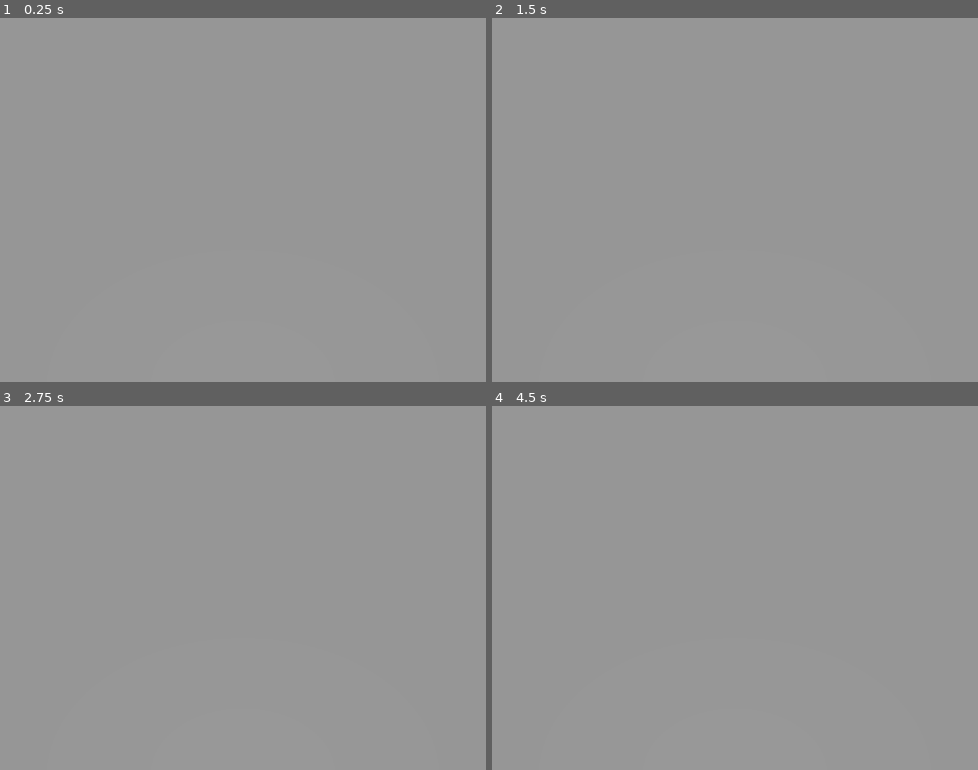
Above: before the commit, frames 1-4 (two rows, left to right).
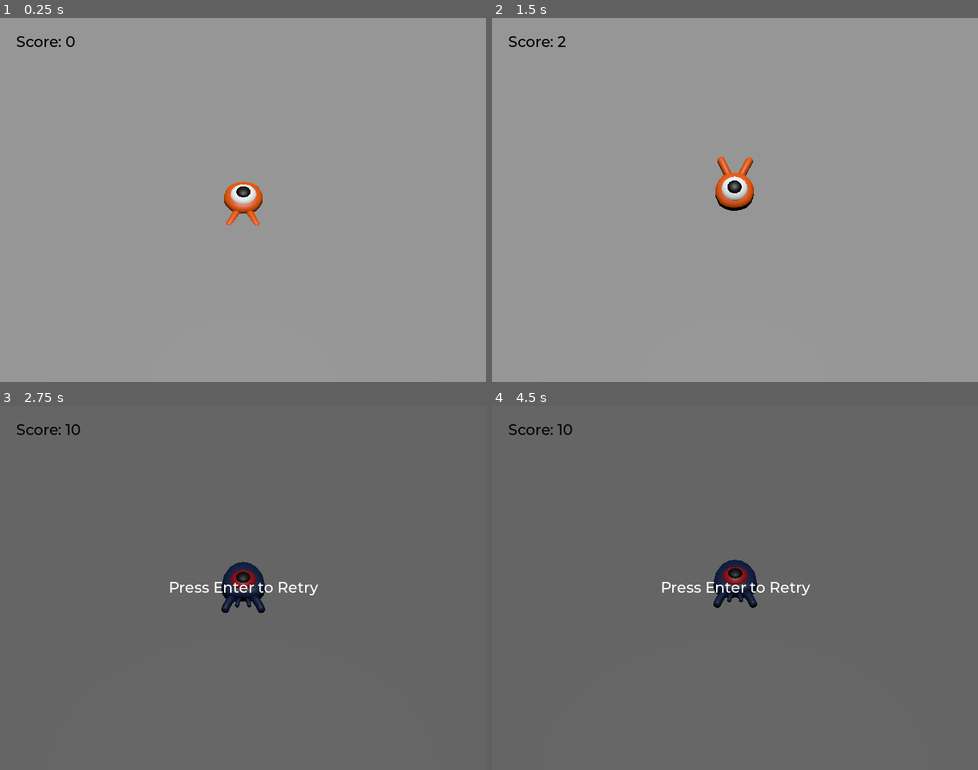
Above: after the commit, the same moments.

Repository: bsu-cs315/P3-Grigsby
Game: Godot game, scene res://main/main.tscn
The game is run twice, just before and just after one commit, with the same random seed, the same clock (stepped at 60 frames per second) and the same inputs.
Inputs:
- Up to frame 1 (0.25 s): no input
- Up to frame 2 (1.5 s): tap Enter (ui_accept) at 0.5 s; hold Right (move_right) 0.53-1.28 s; hold Enter (ui_accept) 0.53-1.28 s; tap Space (jump) at 0.77, 0.8, 1.07, 1.35 s; hold Down (move_backward) from 1.28 s (still down)
- Up to frame 3 (2.75 s): tap Space (jump) at 1.52, 1.82, 2.3 s; tap Enter (ui_accept) at 1.55 s; release Down (move_backward) at 2.03 s; hold Right (move_right) from 2.03 s (still down); hold Enter (ui_accept) from 2.03 s (still down)
- Up to frame 4 (4.5 s): release Right (move_right) at 2.78 s; release Enter (ui_accept) at 2.78 s; hold Up (move_forward) 2.78-3.53 s; tap Enter (ui_accept) at 2.85, 4.35 s; tap Space (jump) at 3.02, 3.32, 3.6, 3.77, 4.07 s; hold Left (move_left) from 3.53 s (still down)

The runs differ from the first frame. In frame 1, 0.8% of the frame differs, in the area x 3-55%, y 5-58%; in frame 2, 0.9%; in frame 3, 100%, in the area x 0-100%, y 0-100%; in frame 4, 100%.

Commit message:
Added animations

Diff:
--- /dev/null
+++ b/squash_the_creeps_start_1.1.0/Music/music_player.tscn
@@ -0,0 +1,7 @@
+[gd_scene load_steps=2 format=3 uid="uid://dnbh6l0jbduyw"]
+
+[ext_resource type="AudioStream" uid="uid://cv5j3yddx5onp" path="res://art/House In a Forest Loop.ogg" id="1_cqbm0"]
+
+[node name="MusicPlayer" type="AudioStreamPlayer"]
+stream = ExtResource("1_cqbm0")
+autoplay = true
--- /dev/null
+++ b/squash_the_creeps_start_1.1.0/main/ScoreLabel.gd
@@ -0,0 +1,16 @@
+extends Label
+
+var score := 0
+
+# Called when the node enters the scene tree for the first time.
+func _ready():
+	pass # Replace with function body.
+
+
+# Called every frame. 'delta' is the elapsed time since the previous frame.
+func _process(delta):
+	pass
+
+func _on_mob_squashed():
+	score += 1
+	text = "Score: %s" % score
--- a/squash_the_creeps_start_1.1.0/main/main.gd
+++ b/squash_the_creeps_start_1.1.0/main/main.gd
@@ -5,7 +5,7 @@
 
 # Called when the node enters the scene tree for the first time.
 func _ready():
-	pass # Replace with function body.
+	$UserInterface/Retry.hide()
 
 
 # Called every frame. 'delta' is the elapsed time since the previous frame.
@@ -21,6 +21,13 @@
 	var player_position = $Player.position
 	mob.initialize(mob_spawn_location.position, player_position)
 	add_child(mob)
+	mob.squashed.connect($UserInterface/ScoreLabel._on_mob_squashed.bind())
 
 func _on_player_hit():
 	$MobTimer.stop()
+	$UserInterface/Retry.show()
+
+func _unhandled_input(event):
+	if event.is_action_pressed("ui_accept") and $UserInterface/Retry.visible:
+		# This restarts the current scene.
+		get_tree().reload_current_scene()
--- a/squash_the_creeps_start_1.1.0/main/main.tscn
+++ b/squash_the_creeps_start_1.1.0/main/main.tscn
@@ -1,8 +1,10 @@
-[gd_scene load_steps=9 format=3 uid="uid://b6mrs61dxcda4"]
+[gd_scene load_steps=12 format=3 uid="uid://b6mrs61dxcda4"]
 
 [ext_resource type="Script" path="res://main/main.gd" id="1_fnopa"]
 [ext_resource type="PackedScene" uid="uid://bn4f4hrufjqea" path="res://player/player.tscn" id="1_ujgql"]
 [ext_resource type="PackedScene" uid="uid://ddrxxcye6ajjt" path="res://mob/mob.tscn" id="3_26dwc"]
+[ext_resource type="FontFile" uid="uid://lpdfbfhbko7m" path="res://fonts/Montserrat-Medium.ttf" id="4_nyt0e"]
+[ext_resource type="Script" path="res://main/ScoreLabel.gd" id="5_8ispb"]
 
 [sub_resource type="BoxShape3D" id="BoxShape3D_rvlrg"]
 size = Vector3(60, 2, 60)
@@ -22,6 +24,10 @@
 "tilts": PackedFloat32Array(0, 0, 0, 0, 0)
 }
 point_count = 5
+
+[sub_resource type="Theme" id="Theme_xxy45"]
+default_font = ExtResource("4_nyt0e")
+default_font_size = 22
 
 [node name="Main" type="Node"]
 script = ExtResource("1_fnopa")
@@ -84,5 +90,48 @@
 wait_time = 0.5
 autostart = true
 
+[node name="UserInterface" type="Control" parent="."]
+layout_mode = 3
+anchors_preset = 15
+anchor_right = 1.0
+anchor_bottom = 1.0
+grow_horizontal = 2
+grow_vertical = 2
+theme = SubResource("Theme_xxy45")
+
+[node name="ScoreLabel" type="Label" parent="UserInterface"]
+layout_mode = 0
+offset_left = 24.0
+offset_top = 21.0
+offset_right = 85.0
+offset_bottom = 47.0
+theme_override_colors/font_color = Color(0, 0, 0, 1)
+text = "Score: 0"
+script = ExtResource("5_8ispb")
+
+[node name="Retry" type="ColorRect" parent="UserInterface"]
+layout_mode = 1
+anchors_preset = 15
+anchor_right = 1.0
+anchor_bottom = 1.0
+grow_horizontal = 2
+grow_vertical = 2
+color = Color(0.0470588, 0.0470588, 0.0470588, 0.352941)
+
+[node name="Label" type="Label" parent="UserInterface/Retry"]
+layout_mode = 1
+anchors_preset = 8
+anchor_left = 0.5
+anchor_top = 0.5
+anchor_right = 0.5
+anchor_bottom = 0.5
+offset_left = -110.0
+offset_top = -15.5
+offset_right = 110.0
+offset_bottom = 15.5
+grow_horizontal = 2
+grow_vertical = 2
+text = "Press Enter to Retry"
+
 [connection signal="hit" from="Player" to="." method="_on_player_hit"]
 [connection signal="timeout" from="MobTimer" to="." method="_on_mob_timer_timeout"]
--- a/squash_the_creeps_start_1.1.0/mob/mob.gd
+++ b/squash_the_creeps_start_1.1.0/mob/mob.gd
@@ -26,6 +26,7 @@
 	# We then rotate the velocity vector based on the mob's Y rotation
 	# in order to move in the direction the mob is looking.
 	velocity = velocity.rotated(Vector3.UP, rotation.y)
+	$AnimationPlayer.speed_scale = random_speed / min_speed
 
 func _on_visible_on_screen_notifier_3d_screen_exited():
 	queue_free()
--- a/squash_the_creeps_start_1.1.0/mob/mob.tscn
+++ b/squash_the_creeps_start_1.1.0/mob/mob.tscn
@@ -6,7 +6,41 @@
 [sub_resource type="BoxShape3D" id="BoxShape3D_bnihj"]
 size = Vector3(2.25253, 1.25035, 3.2929)
 
+[sub_resource type="Animation" id="Animation_iqr8n"]
+resource_name = "float"
+loop_mode = 1
+tracks/0/type = "value"
+tracks/0/imported = false
+tracks/0/enabled = true
+tracks/0/path = NodePath(".:position")
+tracks/0/interp = 1
+tracks/0/loop_wrap = true
+tracks/0/keys = {
+"times": PackedFloat32Array(0.3, 0.7, 1.2),
+"transitions": PackedFloat32Array(0.42, 2.07, 1),
+"update": 0,
+"values": [Vector3(0, 0, 0), Vector3(2.08165e-12, 0.65, 2.08165e-12), Vector3(7.80618e-13, 0.24375, 7.80618e-13)]
+}
+tracks/1/type = "value"
+tracks/1/imported = false
+tracks/1/enabled = true
+tracks/1/path = NodePath(".:rotation")
+tracks/1/interp = 1
+tracks/1/loop_wrap = true
+tracks/1/keys = {
+"times": PackedFloat32Array(0.1, 0.5, 1.2),
+"transitions": PackedFloat32Array(0.42, 0.44, 1),
+"update": 0,
+"values": [Vector3(0, 0, 0), Vector3(0.139626, 3.48787e-16, 3.48787e-16), Vector3(0.0174533, 4.35984e-17, 4.35984e-17)]
+}
+
+[sub_resource type="AnimationLibrary" id="AnimationLibrary_yu4va"]
+_data = {
+"float": SubResource("Animation_iqr8n")
+}
+
 [node name="Mob" type="CharacterBody3D" groups=["mob"]]
+transform = Transform3D(1, -3.00245e-16, 3.45392e-16, 3.45392e-16, 0.990268, -0.139173, -3.00245e-16, 0.139173, 0.990268, 2.08165e-12, 0.65, 2.08165e-12)
 collision_layer = 2
 collision_mask = 0
 script = ExtResource("1_m70qa")
@@ -23,4 +57,10 @@
 transform = Transform3D(1, 0, 0, 0, 1, 0, 0, 0, 1, 0.0286331, 0.232153, 0.343607)
 aabb = AABB(-1.12627, -0.73569, -1.68463, 2.25253, 1.47138, 3.36926)
 
+[node name="AnimationPlayer" type="AnimationPlayer" parent="."]
+autoplay = "float"
+libraries = {
+"": SubResource("AnimationLibrary_yu4va")
+}
+
 [connection signal="screen_exited" from="VisibleOnScreenNotifier3D" to="." method="_on_visible_on_screen_notifier_3d_screen_exited"]
--- a/squash_the_creeps_start_1.1.0/player/player.gd
+++ b/squash_the_creeps_start_1.1.0/player/player.gd
@@ -31,6 +31,10 @@
 	if direction != Vector3.ZERO:
 		direction = direction.normalized()
 		$Pivot.look_at(position + direction, Vector3.UP)
+		$AnimationPlayer.speed_scale = 4
+	else:
+		$AnimationPlayer.speed_scale = 1
+	$Pivot.rotation.x = PI / 6 * velocity.y / jump_impulse
 
 	# Ground Velocity
 	target_velocity.x = direction.x * speed
--- a/squash_the_creeps_start_1.1.0/player/player.tscn
+++ b/squash_the_creeps_start_1.1.0/player/player.tscn
@@ -9,6 +9,68 @@
 [sub_resource type="CylinderShape3D" id="CylinderShape3D_ervkj"]
 height = 0.67052
 radius = 0.841717
+
+[sub_resource type="Animation" id="Animation_1evdk"]
+resource_name = "float"
+length = 1.2
+loop_mode = 1
+tracks/0/type = "value"
+tracks/0/imported = false
+tracks/0/enabled = true
+tracks/0/path = NodePath(".:position")
+tracks/0/interp = 1
+tracks/0/loop_wrap = true
+tracks/0/keys = {
+"times": PackedFloat32Array(0.3, 0.7, 1.2),
+"transitions": PackedFloat32Array(0.42, 2.07, 1),
+"update": 0,
+"values": [Vector3(0, 0, 0), Vector3(2.08165e-12, 0.65, 2.08165e-12), Vector3(7.80618e-13, 0.24375, 7.80618e-13)]
+}
+tracks/1/type = "value"
+tracks/1/imported = false
+tracks/1/enabled = true
+tracks/1/path = NodePath(".:rotation")
+tracks/1/interp = 1
+tracks/1/loop_wrap = true
+tracks/1/keys = {
+"times": PackedFloat32Array(0.1, 0.5, 1.2),
+"transitions": PackedFloat32Array(0.42, 0.44, 1),
+"update": 0,
+"values": [Vector3(0, 0, 0), Vector3(0.139626, 3.48787e-16, 3.48787e-16), Vector3(0.0174533, 4.35984e-17, 4.35984e-17)]
+}
+
+[sub_resource type="Animation" id="Animation_a76as"]
+length = 0.001
+tracks/0/type = "value"
+tracks/0/imported = false
+tracks/0/enabled = true
+tracks/0/path = NodePath(".:position")
+tracks/0/interp = 1
+tracks/0/loop_wrap = true
+tracks/0/keys = {
+"times": PackedFloat32Array(0),
+"transitions": PackedFloat32Array(1),
+"update": 0,
+"values": [Vector3(0, 0, 0)]
+}
+tracks/1/type = "value"
+tracks/1/imported = false
+tracks/1/enabled = true
+tracks/1/path = NodePath(".:rotation")
+tracks/1/interp = 1
+tracks/1/loop_wrap = true
+tracks/1/keys = {
+"times": PackedFloat32Array(0),
+"transitions": PackedFloat32Array(1),
+"update": 0,
+"values": [Vector3(0, 0, 0)]
+}
+
+[sub_resource type="AnimationLibrary" id="AnimationLibrary_n0jkd"]
+_data = {
+"RESET": SubResource("Animation_a76as"),
+"float": SubResource("Animation_1evdk")
+}
 
 [node name="Player" type="CharacterBody3D"]
 collision_mask = 6
@@ -23,10 +85,17 @@
 shape = SubResource("SphereShape3D_wctv5")
 
 [node name="MobDetector" type="Area3D" parent="."]
+collision_mask = 6
 monitorable = false
 
 [node name="CollisionShape3D" type="CollisionShape3D" parent="MobDetector"]
-transform = Transform3D(1, 0, 0, 0, 1, 0, 0, 0, 1, 0.0142704, 0, -0.0427831)
+transform = Transform3D(1, 0, 0, 0, 1, 0, 0, 0, 1, 0.0142704, 0.688899, -0.0427831)
 shape = SubResource("CylinderShape3D_ervkj")
 
+[node name="AnimationPlayer" type="AnimationPlayer" parent="."]
+autoplay = "float"
+libraries = {
+"": SubResource("AnimationLibrary_n0jkd")
+}
+
 [connection signal="body_entered" from="MobDetector" to="." method="_on_mob_detector_body_entered"]
--- a/squash_the_creeps_start_1.1.0/project.godot
+++ b/squash_the_creeps_start_1.1.0/project.godot
@@ -14,6 +14,10 @@
 run/main_scene="res://main/main.tscn"
 config/features=PackedStringArray("4.1")
 config/icon="res://icon.png"
+
+[autoload]
+
+MusicPlayer="*res://Music/music_player.tscn"
 
 [display]
 
Not shown: 1 places in squash_the_creeps_start_1.1.0/mob/mob.tscn that only renumber resources
Not shown: 1 places in squash_the_creeps_start_1.1.0/player/player.tscn that only renumber resources
